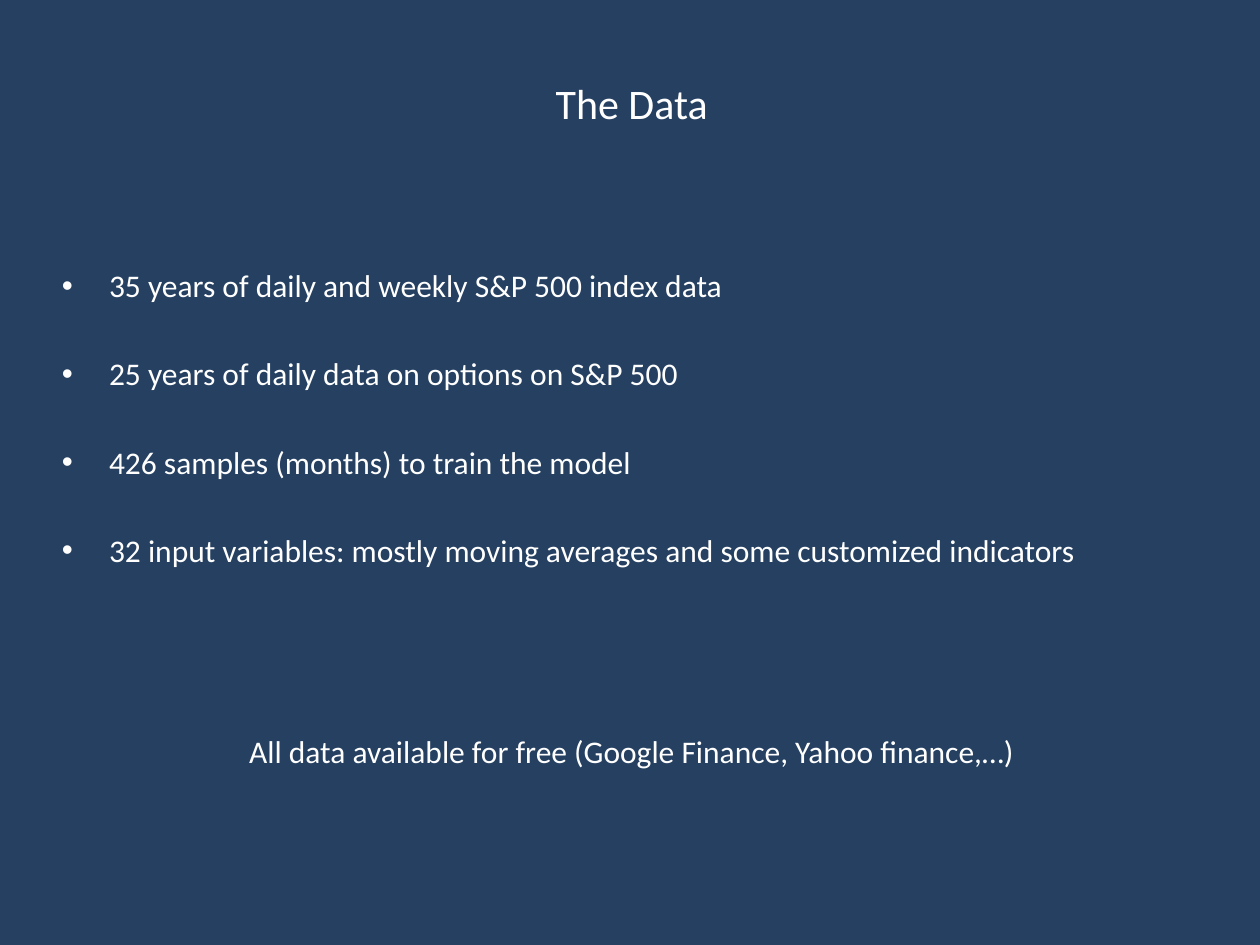
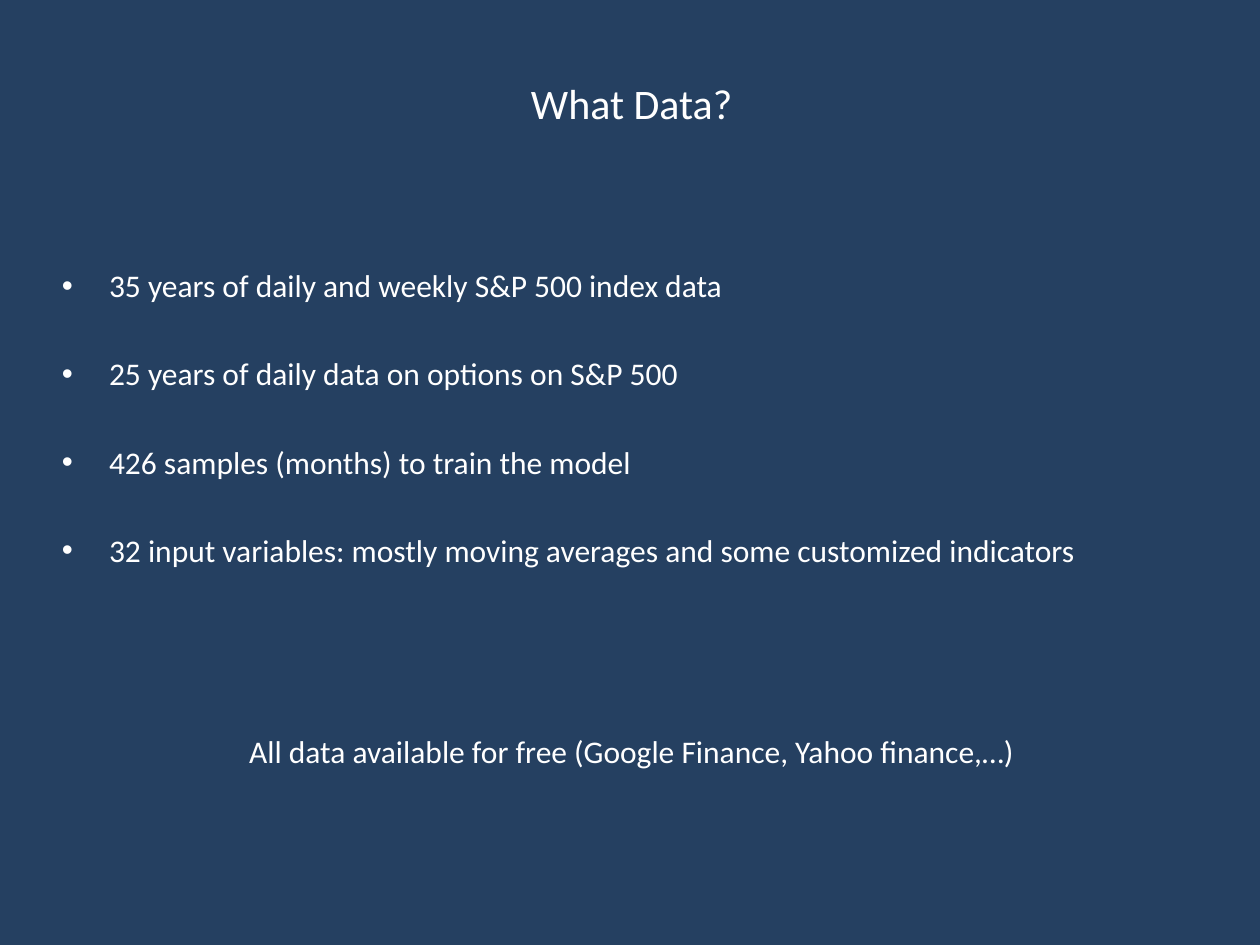
Before and after one commit to marcolunardi/metis, a slide deck: slide 3 of final_project/Metis Kojak.pptx (slide 4 before the commit). Drawn at 1260x945 pixels with LibreOffice and Linux fonts; fonts in the diff are those of the drawing. Boxes give left, top, right and bottom in pixels: in the first picture for what was removed or moved away, otherwise in the second. Text is boxed around its words. In the diff, an @@ line names an element or a change of style, - is before the commit and + after.

```diff
--- a/final_project/Metis Kojak.pptx
+++ b/final_project/Metis Kojak.pptx
@@ text at bbox=[531, 90, 733, 120]: text changed @@
-The Data
+What Data?
```
Also in this commit, not shown: 2 other slides changed, 1 other file.
